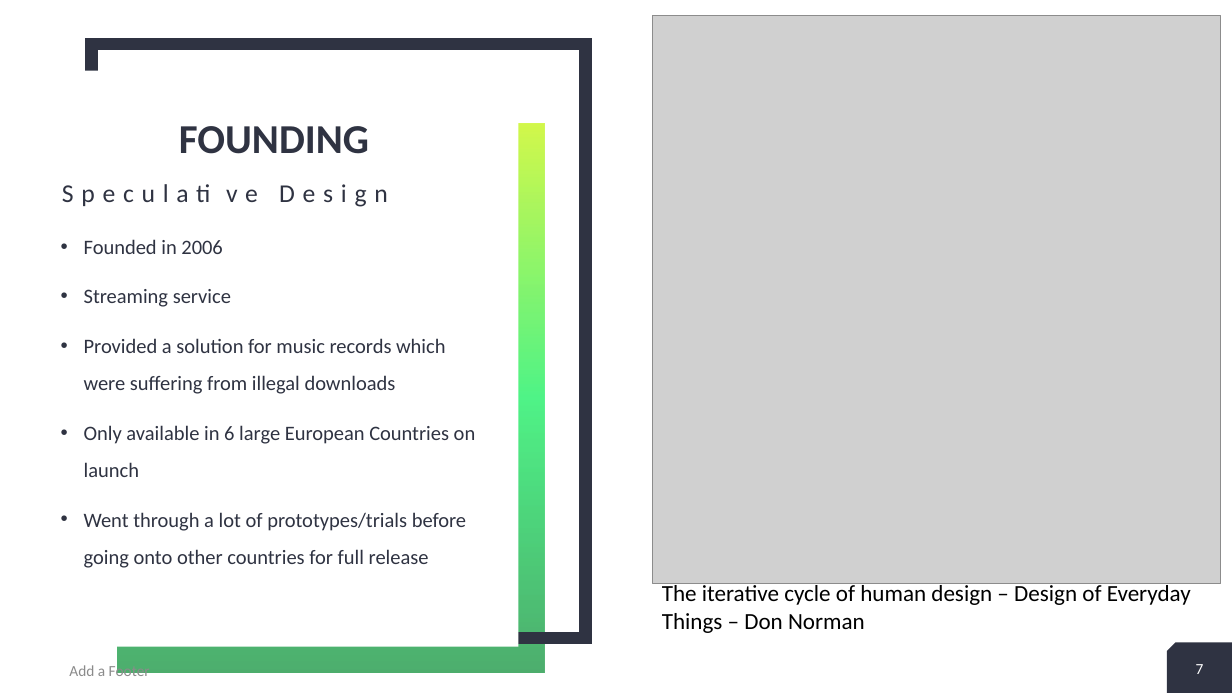
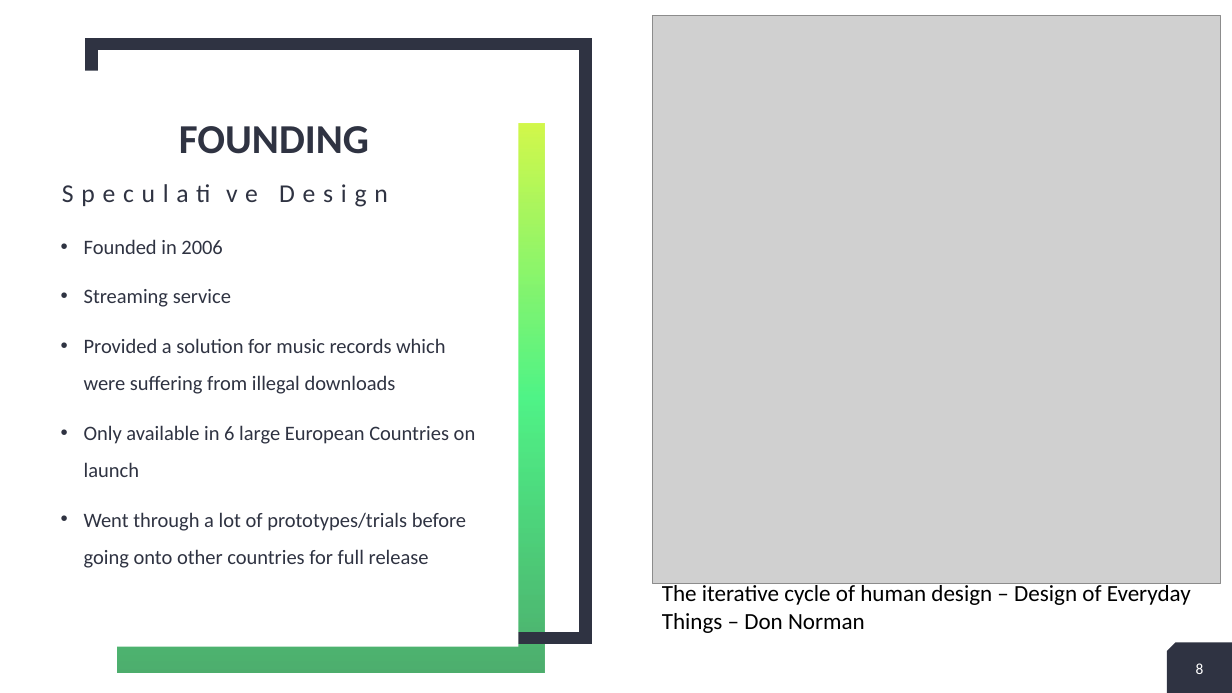
Before and after one commit to RandumbFluke/Design_Contexts_Year_1, a slide deck: slide 8 of Assignment 2/Jarvis x spotify.pptx (slide 7 before the commit). Drawn at 1232x693 pixels with LibreOffice and Linux fonts; fonts in the diff are those of the drawing; grey boxes stand for pictures. Boxes give left, top, right and bottom in pixels: in the first picture for what was removed or moved away, otherwise in the second. Text is boxed around its words. In the diff, an @@ line names an element or a change of style, - is before the commit and + after.

```diff
--- a/Assignment 2/Jarvis x spotify.pptx
+++ b/Assignment 2/Jarvis x spotify.pptx
@@ text removed at box(69, 663, 150, 681) @@
-Add a Footer
@@ page number at box(1196, 663, 1204, 674): text changed @@
-7
+8
```
Also in this commit, not shown: 8 other slides changed.
